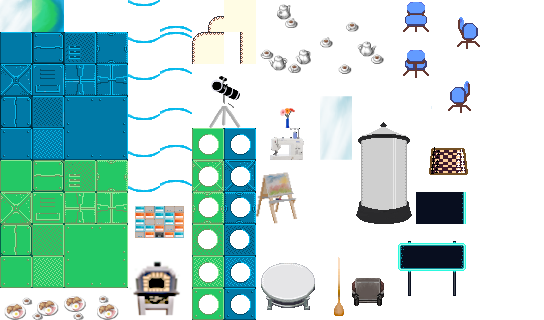
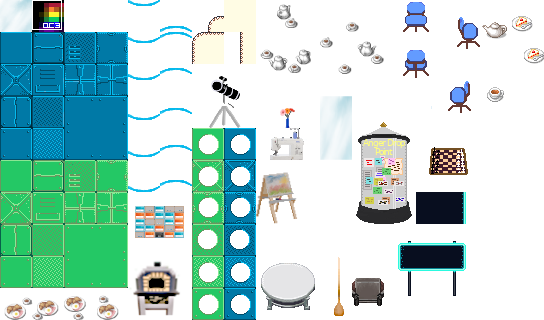
Before/after of a w=544, h=320 layered artwork. What changed in the layer stack:
added layer "x #2" above "staffelei-Kopie" over [482, 16, 544, 102]
added layer "d #1" above "e" over [378, 181, 405, 205]
added layer "e" above "b" over [374, 158, 399, 185]
added layer "b" above "d2" over [384, 158, 403, 175]
added layer "d2" above "ade" over [365, 177, 390, 204]
added layer "ade" above "n" over [364, 156, 385, 179]
moved "n" above "Anger Drop Point", painted on it over [363, 122, 384, 190]
added layer "Anger Drop Point" above "qc" over [363, 139, 406, 155]
renamed "1_2" to "qc", painted on it over [32, 0, 64, 32]
painted on "2" over [380, 122, 387, 127]
